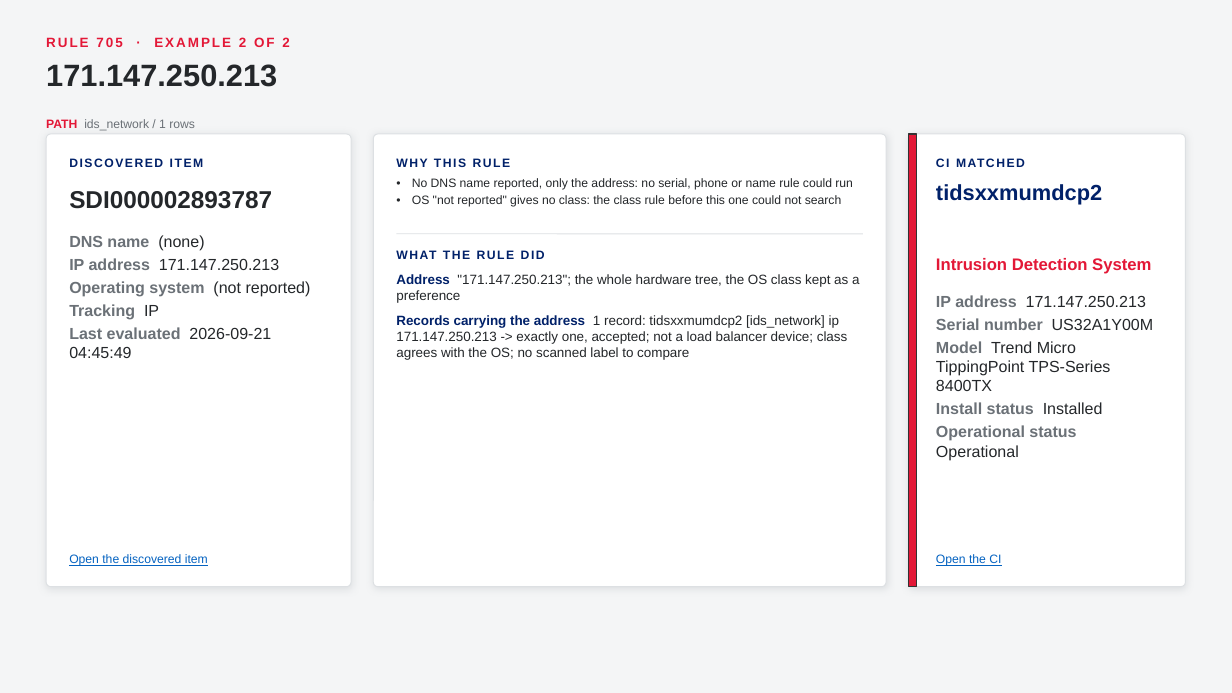
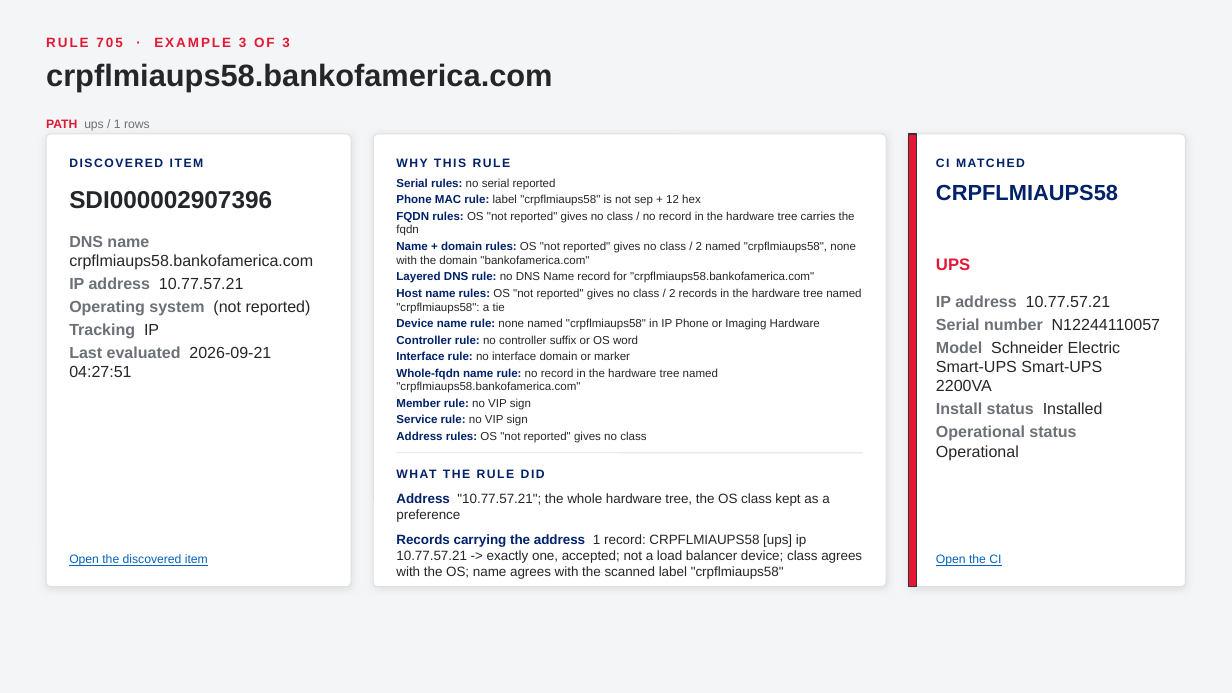
Before and after one commit to singhmihir/py, a slide deck: slide 74 of stories/qualys-ci-lookup-rules/Qualys CI Lookup Rules - CMDB Team Demo.pptx (slide 71 before the commit). Drawn at 1232x693 pixels with LibreOffice and Linux fonts; fonts in the diff are those of the drawing. Boxes give left, top, right and bottom in pixels: in the first picture for what was removed or moved away, otherwise in the second. Text is boxed around its words. In the diff, an @@ line names an element or a change of style, - is before the commit and + after.

```diff
--- a/stories/qualys-ci-lookup-rules/Qualys CI Lookup Rules - CMDB Team Demo.pptx
+++ b/stories/qualys-ci-lookup-rules/Qualys CI Lookup Rules - CMDB Team Demo.pptx
@@ text at [46, 37, 289, 47]: text changed @@
-RULE 705 · EXAMPLE 2 OF 2
+RULE 705 · EXAMPLE 3 OF 3
@@ text at [46, 63, 552, 91]: text changed @@
-171.147.250.213
+crpflmiaups58.bankofamerica.com
@@ text at [46, 119, 150, 131]: text changed @@
-PATH ids_network / 1 rows
+PATH ups / 1 rows
@@ text at [396, 178, 861, 443]: text changed; size 9.5 to 9 pt @@
-• No DNS name reported, only the address: no serial, phone or name rule could run
-• OS "not reported" gives no class: the class rule before this one could not search
+• Serial rules: no serial reported
+• Phone MAC rule: label "crpflmiaups58" is not sep + 12 hex
+• FQDN rules: OS "not reported" gives no class / no record in the hardware tree carries the fqdn
+• Name + domain rules: OS "not reported" gives no class / 2 named "crpflmiaups58", none with the domain "bankofamerica.com"
+• Layered DNS rule: no DNS Name record for "crpflmiaups58.bankofamerica.com"
+• Host name rules: OS "not reported" gives no class / 2 records in the hardware tree named "crpflmiaups58": a tie
+• Device name rule: none named "crpflmiaups58" in IP Phone or Imaging Hardware
+• Controller rule: no controller suffix or OS word
+• Interface rule: no interface domain or marker
+• Whole-fqdn name rule: no record in the hardware tree named "crpflmiaups58.bankofamerica.com"
+• Member rule: no VIP sign
+• Service rule: no VIP sign
+• Address rules: OS "not reported" gives no class
@@ text at [69, 191, 272, 209]: text changed @@
-SDI000002893787
+SDI000002907396
@@ text at [936, 184, 1118, 201]: text changed @@
-tidsxxmumdcp2
+CRPFLMIAUPS58
@@ text at [69, 236, 313, 289]: text changed @@
-DNS name (none)
-IP address 171.147.250.213
+DNS name crpflmiaups58.bankofamerica.com
+IP address 10.77.57.21
@@ text at [936, 258, 970, 270]: text changed @@
-Intrusion Detection System
+UPS
@@ text at [936, 295, 1160, 391]: text changed @@
-IP address 171.147.250.213
-Serial number US32A1Y00M
-Model Trend Micro TippingPoint TPS-Series 8400TX
+IP address 10.77.57.21
+Serial number N12244110057
+Model Schneider Electric Smart-UPS Smart-UPS 2200VA
@@ text at [69, 346, 271, 377]: text changed @@
-Last evaluated 2026-09-21 04:45:49
+Last evaluated 2026-09-21 04:27:51
@@ text "WHAT THE RULE DID" rewrapped from [396, 243, 863, 267] to [424, 566, 443, 576] @@
@@ line moved from (396, 234) - (863, 234) to (396, 453) - (863, 453) @@
@@ text at [396, 493, 862, 579]: text changed @@
-1. Address "171.147.250.213"; the whole hardware tree, the OS class kept as a preference
-2. Records carrying the address 1 record: tidsxxmumdcp2 [ids_network] ip 171.147.250.213 -> exactly one, accepted; not a load balancer device; class agrees with the OS; no scanned label to compare
+1. Address "10.77.57.21"; the whole hardware tree, the OS class kept as a preference
+2. Records carrying the address 1 record: CRPFLMIAUPS58 [ups] ip 10.77.57.21 -> exactly one, accepted; not a load balancer device; class agrees with the OS; name agrees with the scanned label "crpflmiaups58"
```
Also in this commit, not shown: 50 other slides changed, 4 slides added, 1 slide removed, 5 other files.
